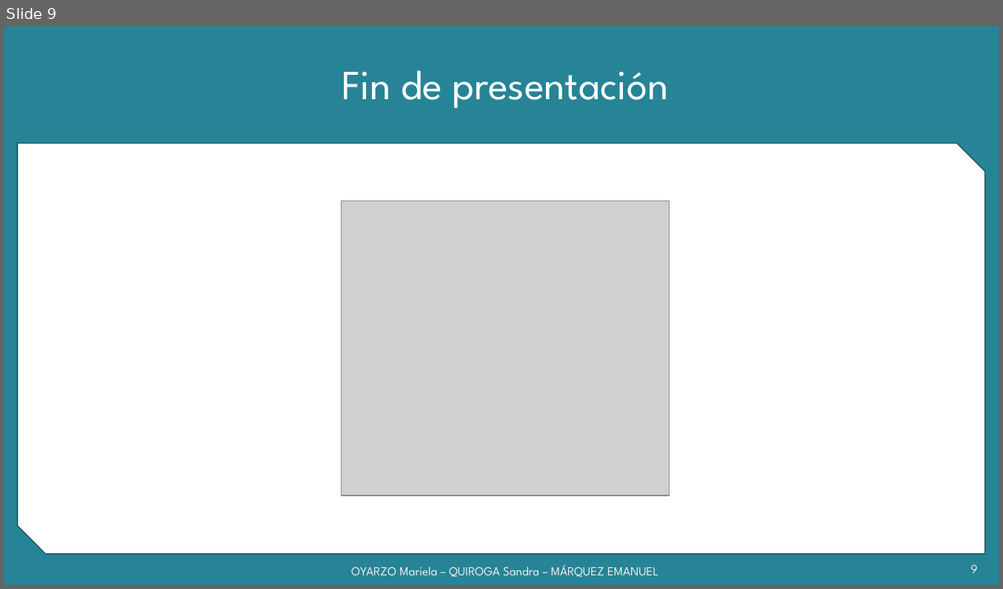
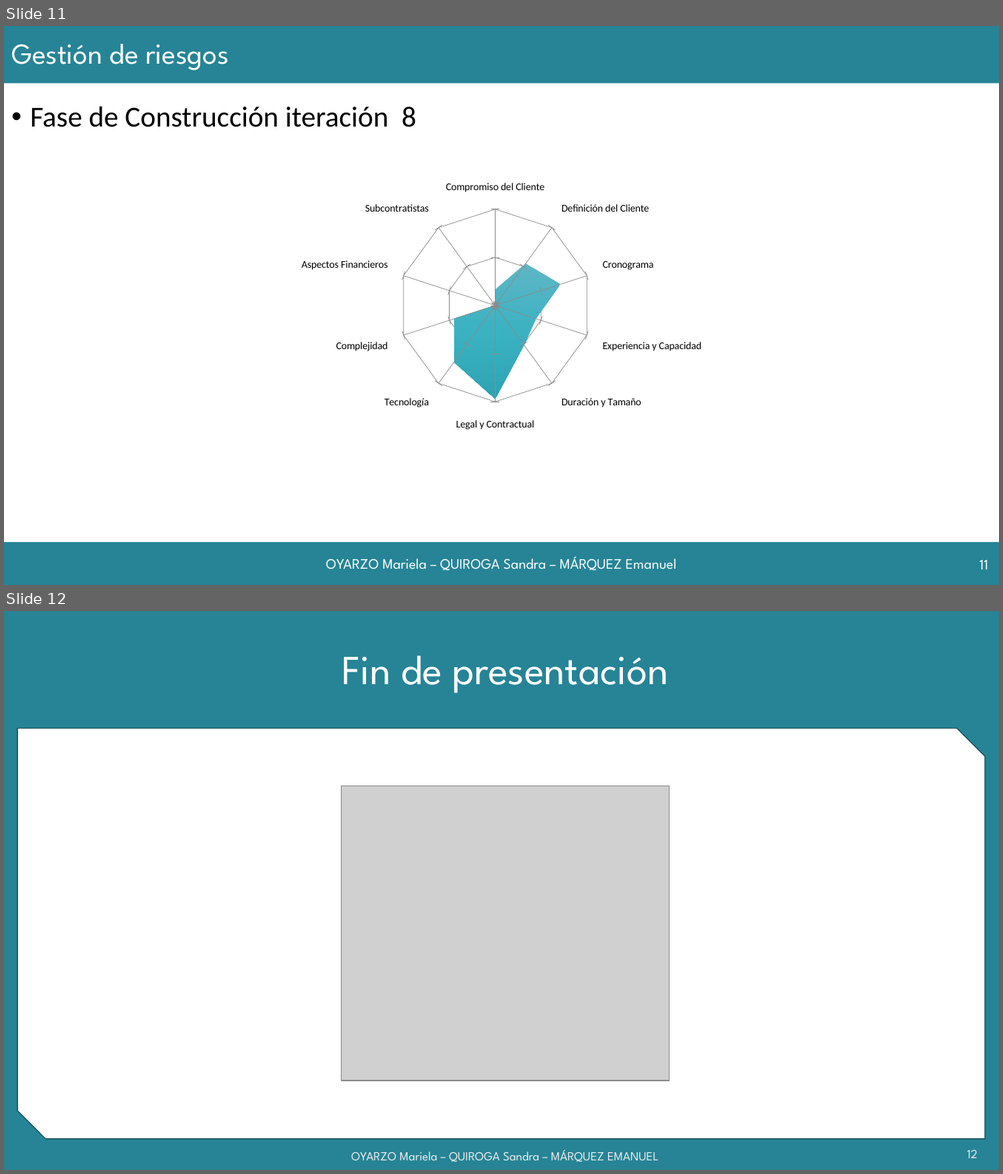
Before and after one commit to grupoyenu/yenu, a slide deck: 08. Presentaciones/Presentación 11.pptx. Shown one above the other, each under a label of ours: slide 9 before the commit, slides 11 and 12 after it. The pictures are 1003x589 and 1003x1174 pixels, drawn with LibreOffice and Linux fonts; fonts in the diff are those of the drawing; grey boxes stand for pictures; background and template pictures are left out. Boxes give left, top, right and bottom in pixels: in the first picture for what was removed or moved away, otherwise in the second. Text is boxed around its words. In the diff, an @@ line names an element or a change of style, - is before the commit and + after.

```diff
--- a/08. Presentaciones/Presentación 11.pptx
+++ b/08. Presentaciones/Presentación 11.pptx
@@ slide 11 added at box(4, 26, 999, 585), background #FFFFFF @@
@@ rectangle added at box(4, 26, 999, 84), fill #268496 @@
@@ title added at box(11, 44, 229, 70), 28 pt, text #FFFFFF @@
+Gestión de riesgos
@@ text added at box(30, 106, 416, 127), 28 pt, text #000000 @@
+• Fase de Construcción iteración 8
@@ radar filled chart added at box(293, 176, 710, 436) @@
+categories: Compromiso del Cliente, Definición del Cliente, Cronograma, Experiencia y Capacidad, Duración y Tamaño, Legal y Contractual, Tecnología, Complejidad, Aspectos Financieros, Subcontratistas
+Series 1: 17, 56, 73, 46, 52, 100, 75, 46, 0, 0
@@ rectangle added at box(4, 543, 999, 585), fill #268496 @@
@@ text added at box(326, 557, 677, 571), 14 pt, text #FFFFFF @@
+OYARZO Mariela – QUIROGA Sandra – MÁRQUEZ Emanuel
@@ page number added at box(979, 560, 988, 570), 14 pt, text #FFFFFF @@
+11
@@ what was slide 9 is now slide 12 @@
@@ page number at box(967, 1150, 977, 1159): text changed @@
-9
+12
```
Also in this commit, not shown: 1 slide changed, 2 other slides added.
